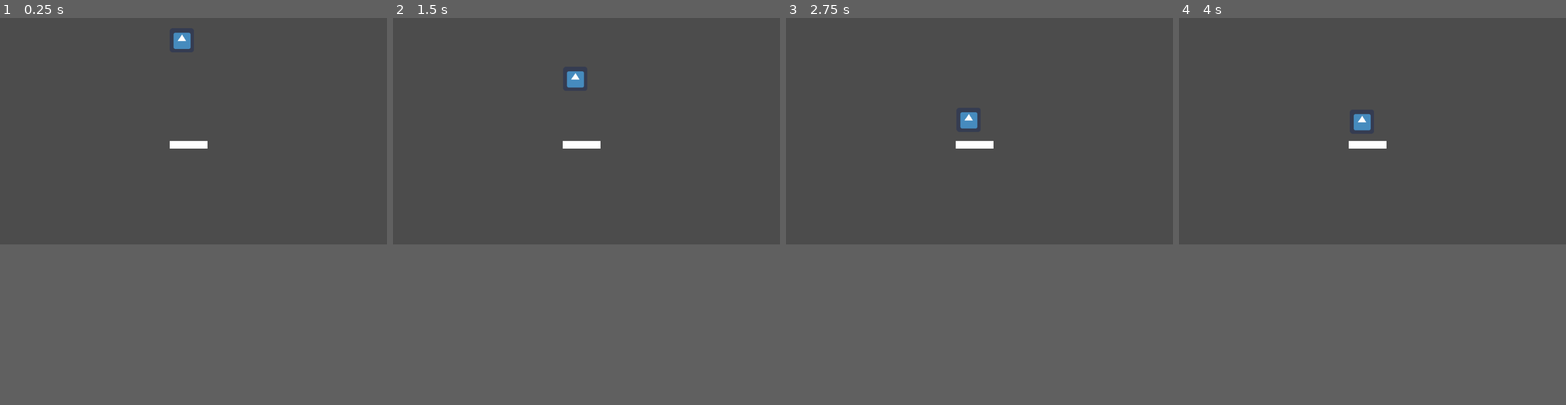
Above: before the commit, frames 1-4 (left to right).
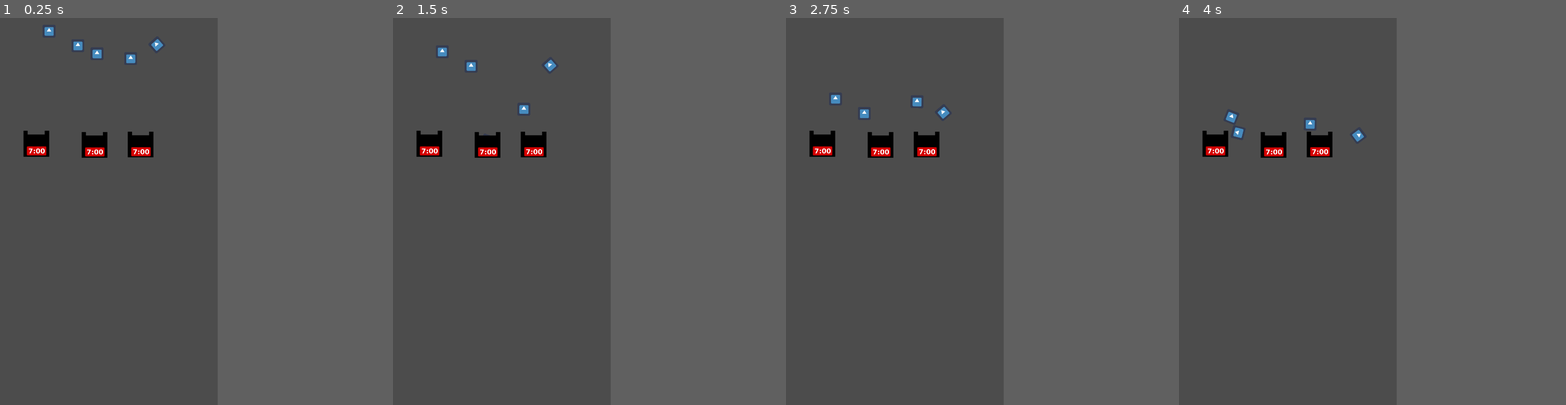
Above: after the commit, the same moments.

Repository: macamev/Pajatso
Game: Godot game, scene res://Node2D.tscn
Same seed, same stepped clock (60 frames per second), same inputs: the game is played once before the commit and once after it. The engine's default icon, where the game draws it, is replaced by a stand-in: a white triangle on a blue panel in a dark square.
Inputs:
- Up to frame 1 (0.25 s): no input
- Up to frame 2 (1.5 s): no input
- Up to frame 3 (2.75 s): no input
- Up to frame 4 (4 s): no input
In our replay, the window is 800x468 before the commit and 450x800 after it. These sizes can differ from the game's own. Grey fills any space a smaller window leaves; there, only what the larger window draws over its background counts as a difference.

The runs differ from the first frame. In frame 1, 1.9% of the frame differs, in the area x 6-54%, y 2-37%; in frame 2, 1.8%; in frame 3, 1.8%; in frame 4, 1.8%.

Commit message:
added boxes, added physics, added collision

Diff:
--- a/Node2D.tscn
+++ b/Node2D.tscn
@@ -1,47 +1,218 @@
-[gd_scene load_steps=6 format=2]
+[gd_scene load_steps=7 format=2]
 
 [ext_resource path="res://icon.png" type="Texture" id=1]
+[ext_resource path="res://PajatsoBox.png" type="Texture" id=2]
 
 [sub_resource type="PhysicsMaterial" id=2]
-friction = 0.0
-bounce = 0.5
+friction = 0.37
+bounce = 0.3
 
 [sub_resource type="CircleShape2D" id=1]
+radius = 37.3363
 
 [sub_resource type="RectangleShape2D" id=3]
-extents = Vector2( 100, 20 )
-
-[sub_resource type="QuadMesh" id=4]
+extents = Vector2( 9, 63 )
+
+[sub_resource type="RectangleShape2D" id=4]
+extents = Vector2( 10.5, 64 )
 
 [node name="Node2D" type="Node2D"]
 
 [node name="RigidBody2D" type="RigidBody2D" parent="."]
-position = Vector2( 481, 56 )
+position = Vector2( 481, 59 )
+physics_material_override = SubResource( 2 )
+linear_velocity = Vector2( 1, 500 )
+
+[node name="CollisionShape2D" type="CollisionShape2D" parent="RigidBody2D"]
+position = Vector2( 3.05176e-05, 0 )
+shape = SubResource( 1 )
+
+[node name="Sprite" type="Sprite" parent="RigidBody2D"]
+position = Vector2( 3.05176e-05, 0 )
+texture = ExtResource( 1 )
+
+[node name="RigidBody2D2" type="RigidBody2D" parent="."]
+position = Vector2( 243, 62 )
 physics_material_override = SubResource( 2 )
 linear_velocity = Vector2( 1, 1 )
-__meta__ = {
-"_edit_group_": true
-}
-
-[node name="CollisionShape2D" type="CollisionShape2D" parent="RigidBody2D"]
-position = Vector2( 3.05176e-05, 0 )
-shape = SubResource( 1 )
-
-[node name="Sprite" type="Sprite" parent="RigidBody2D"]
-position = Vector2( 3.05176e-05, 0 )
-texture = ExtResource( 1 )
-
-[node name="KinematicBody2D" type="KinematicBody2D" parent="."]
-position = Vector2( 441, 332 )
-__meta__ = {
-"_edit_group_": true
-}
-
-[node name="CollisionShape2D" type="CollisionShape2D" parent="KinematicBody2D"]
-position = Vector2( 54, 0 )
-shape = SubResource( 3 )
-
-[node name="MeshInstance2D" type="MeshInstance2D" parent="KinematicBody2D/CollisionShape2D"]
-position = Vector2( 4.00002, 4 )
-scale = Vector2( 100, 20 )
-mesh = SubResource( 4 )
+
+[node name="CollisionShape2D" type="CollisionShape2D" parent="RigidBody2D2"]
+position = Vector2( 3.05176e-05, 0 )
+shape = SubResource( 1 )
+
+[node name="Sprite" type="Sprite" parent="RigidBody2D2"]
+position = Vector2( 3.05176e-05, 0 )
+texture = ExtResource( 1 )
+
+[node name="RigidBody2D3" type="RigidBody2D" parent="."]
+position = Vector2( 648, 83 )
+physics_material_override = SubResource( 2 )
+linear_velocity = Vector2( 1, 500 )
+
+[node name="CollisionShape2D" type="CollisionShape2D" parent="RigidBody2D3"]
+position = Vector2( 3.05176e-05, 0 )
+shape = SubResource( 1 )
+
+[node name="Sprite" type="Sprite" parent="RigidBody2D3"]
+position = Vector2( 3.05176e-05, 0 )
+texture = ExtResource( 1 )
+
+[node name="RigidBody2D4" type="RigidBody2D" parent="."]
+position = Vector2( 778, 130 )
+rotation = -0.726345
+physics_material_override = SubResource( 2 )
+linear_velocity = Vector2( 1, 1 )
+applied_torque = 5.0
+
+[node name="CollisionShape2D" type="CollisionShape2D" parent="RigidBody2D4"]
+position = Vector2( 3.05176e-05, 0 )
+shape = SubResource( 1 )
+
+[node name="Sprite" type="Sprite" parent="RigidBody2D4"]
+position = Vector2( 3.05176e-05, 0 )
+texture = ExtResource( 1 )
+
+[node name="RigidBody2D5" type="RigidBody2D" parent="."]
+position = Vector2( 386, 134 )
+physics_material_override = SubResource( 2 )
+linear_velocity = Vector2( 1, 1 )
+
+[node name="CollisionShape2D" type="CollisionShape2D" parent="RigidBody2D5"]
+position = Vector2( 3.05176e-05, 0 )
+shape = SubResource( 1 )
+
+[node name="Sprite" type="Sprite" parent="RigidBody2D5"]
+position = Vector2( 3.05176e-05, 0 )
+texture = ExtResource( 1 )
+
+[node name="StaticBody2D" type="StaticBody2D" parent="."]
+position = Vector2( 469, 629 )
+__meta__ = {
+"_edit_group_": true
+}
+
+[node name="PajatsoBox" type="Sprite" parent="StaticBody2D"]
+texture = ExtResource( 2 )
+
+[node name="CollisionShape2D" type="CollisionShape2D" parent="StaticBody2D"]
+position = Vector2( -53.5, 0 )
+shape = SubResource( 3 )
+
+[node name="CollisionShape2D2" type="CollisionShape2D" parent="StaticBody2D"]
+position = Vector2( 53, 0 )
+shape = SubResource( 3 )
+
+[node name="CollisionShape2D3" type="CollisionShape2D" parent="StaticBody2D"]
+position = Vector2( 0, 53 )
+rotation = -1.57079
+shape = SubResource( 4 )
+
+[node name="StaticBody2D2" type="StaticBody2D" parent="."]
+position = Vector2( 698, 628 )
+__meta__ = {
+"_edit_group_": true
+}
+
+[node name="PajatsoBox" type="Sprite" parent="StaticBody2D2"]
+texture = ExtResource( 2 )
+
+[node name="CollisionShape2D" type="CollisionShape2D" parent="StaticBody2D2"]
+position = Vector2( -53, 1 )
+shape = SubResource( 3 )
+
+[node name="CollisionShape2D2" type="CollisionShape2D" parent="StaticBody2D2"]
+position = Vector2( 53, 0 )
+shape = SubResource( 3 )
+
+[node name="CollisionShape2D3" type="CollisionShape2D" parent="StaticBody2D2"]
+position = Vector2( 0, 53 )
+rotation = -1.57079
+shape = SubResource( 4 )
+
+[node name="StaticBody2D3" type="StaticBody2D" parent="."]
+position = Vector2( 180, 624 )
+__meta__ = {
+"_edit_group_": true
+}
+
+[node name="PajatsoBox" type="Sprite" parent="StaticBody2D3"]
+texture = ExtResource( 2 )
+
+[node name="CollisionShape2D" type="CollisionShape2D" parent="StaticBody2D3"]
+position = Vector2( -53.5, 0 )
+shape = SubResource( 3 )
+
+[node name="CollisionShape2D2" type="CollisionShape2D" parent="StaticBody2D3"]
+position = Vector2( 53, 0 )
+shape = SubResource( 3 )
+
+[node name="CollisionShape2D3" type="CollisionShape2D" parent="StaticBody2D3"]
+position = Vector2( 0, 53 )
+rotation = -1.57079
+shape = SubResource( 4 )
+
+[node name="StaticBody2D4" type="StaticBody2D" parent="."]
+position = Vector2( 469, 629 )
+__meta__ = {
+"_edit_group_": true
+}
+
+[node name="PajatsoBox" type="Sprite" parent="StaticBody2D4"]
+texture = ExtResource( 2 )
+
+[node name="CollisionShape2D" type="CollisionShape2D" parent="StaticBody2D4"]
+position = Vector2( -53.5, 0 )
+shape = SubResource( 3 )
+
+[node name="CollisionShape2D2" type="CollisionShape2D" parent="StaticBody2D4"]
+position = Vector2( 53, 0 )
+shape = SubResource( 3 )
+
+[node name="CollisionShape2D3" type="CollisionShape2D" parent="StaticBody2D4"]
+position = Vector2( 0, 53 )
+rotation = -1.57079
+shape = SubResource( 4 )
+
+[node name="StaticBody2D5" type="StaticBody2D" parent="."]
+position = Vector2( 698, 628 )
+__meta__ = {
+"_edit_group_": true
+}
+
+[node name="PajatsoBox" type="Sprite" parent="StaticBody2D5"]
+texture = ExtResource( 2 )
+
+[node name="CollisionShape2D" type="CollisionShape2D" parent="StaticBody2D5"]
+position = Vector2( -53.5, 0 )
+shape = SubResource( 3 )
+
+[node name="CollisionShape2D2" type="CollisionShape2D" parent="StaticBody2D5"]
+position = Vector2( 53, 0 )
+shape = SubResource( 3 )
+
+[node name="CollisionShape2D3" type="CollisionShape2D" parent="StaticBody2D5"]
+position = Vector2( 0, 53 )
+rotation = -1.57079
+shape = SubResource( 4 )
+
+[node name="StaticBody2D6" type="StaticBody2D" parent="."]
+position = Vector2( 180, 624 )
+__meta__ = {
+"_edit_group_": true
+}
+
+[node name="PajatsoBox" type="Sprite" parent="StaticBody2D6"]
+texture = ExtResource( 2 )
+
+[node name="CollisionShape2D" type="CollisionShape2D" parent="StaticBody2D6"]
+position = Vector2( -53.5, 0 )
+shape = SubResource( 3 )
+
+[node name="CollisionShape2D2" type="CollisionShape2D" parent="StaticBody2D6"]
+position = Vector2( 53, 0 )
+shape = SubResource( 3 )
+
+[node name="CollisionShape2D3" type="CollisionShape2D" parent="StaticBody2D6"]
+position = Vector2( 0, 53 )
+rotation = -1.57079
+shape = SubResource( 4 )
--- a/project.godot
+++ b/project.godot
@@ -14,6 +14,13 @@
 run/main_scene="res://Node2D.tscn"
 config/icon="res://icon.png"
 
+[display]
+
+window/size/width=1080
+window/size/height=1920
+window/stretch/mode="viewport"
+window/stretch/aspect="keep"
+
 [physics]
 
 common/enable_pause_aware_picking=true
Binary file added: PajatsoBox.png
Not shown, added: PajatsoBox.png.import
Not shown, added: PajatsoBox.kra
Not shown, added: PajatsoBox.kra~
